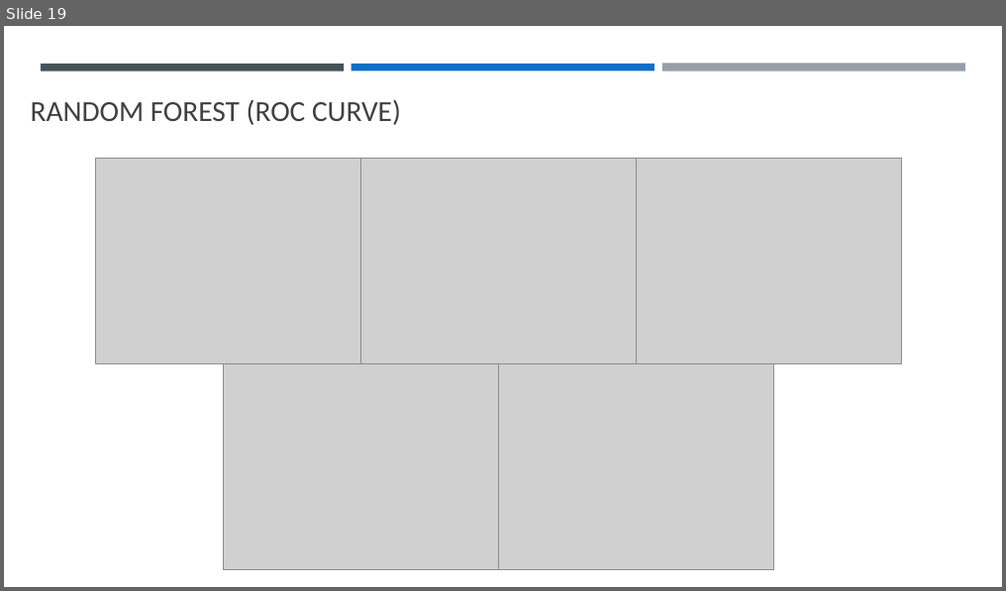
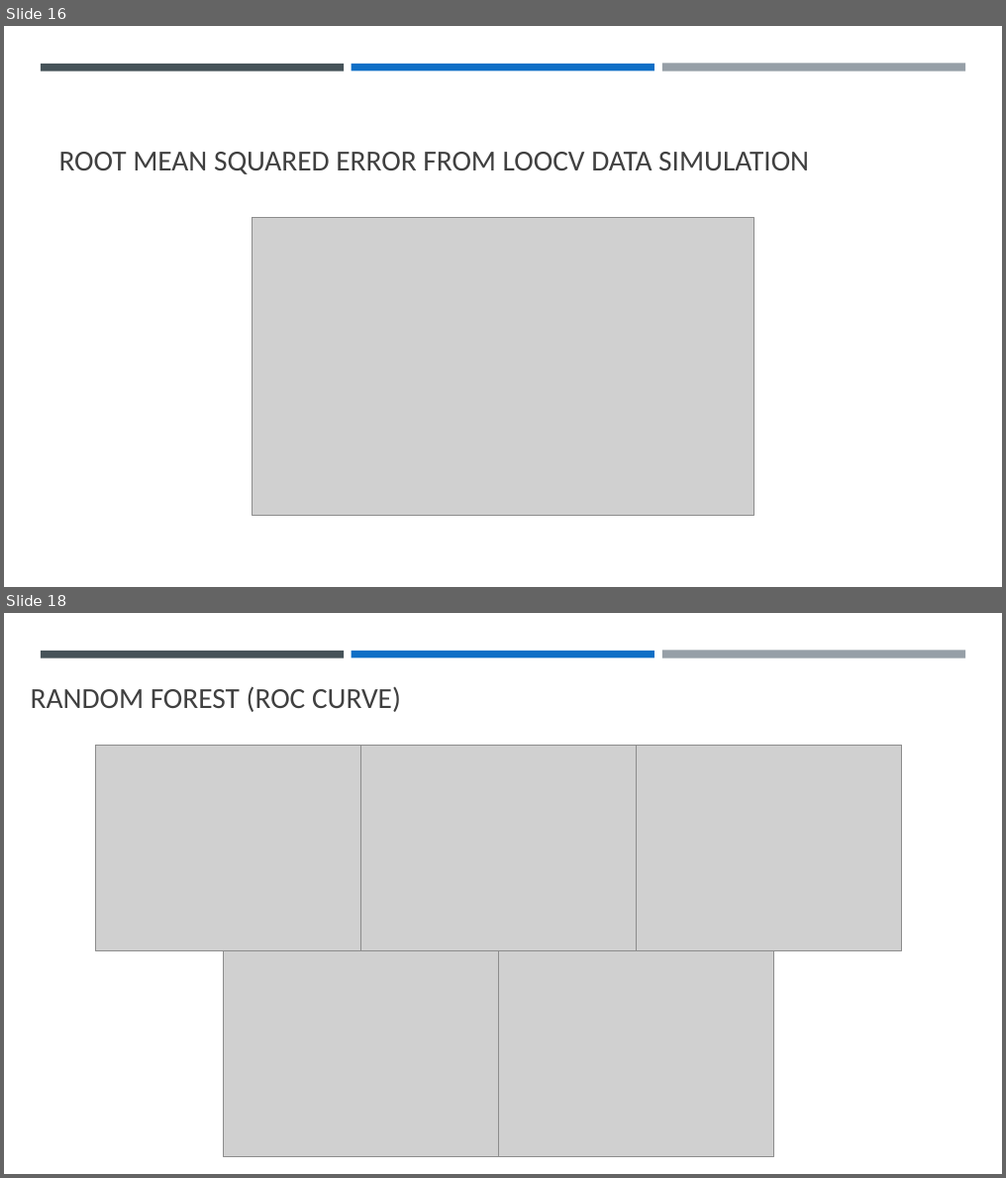
Before and after one commit to llhtoby/MIMIC-III-ML, a slide deck: presentation/Final Presentation.pptx. Shown one above the other, each under a label of ours: slide 19 before the commit, slides 16 and 18 after it; the slides between them are not shown. The pictures are 1006x591 and 1006x1178 pixels, drawn with LibreOffice and Linux fonts; fonts in the diff are those of the drawing; grey boxes stand for pictures. Boxes give left, top, right and bottom in pixels: in the first picture for what was removed or moved away, otherwise in the second. Text is boxed around its words. In the diff, an @@ line names an element or a change of style, - is before the commit and + after.

```diff
--- a/presentation/Final Presentation.pptx
+++ b/presentation/Final Presentation.pptx
@@ slide 16 added at [4,26,1002,587], background #FFFFFF; not listed: 3 template elements that a slide beside it also shows @@
@@ title added at [59,152,809,174], 28 pt, text #404040 @@
+ROOT MEAN SQUARED ERROR FROM LOOCV DATA SIMULATION
@@ picture added at [252,218,754,515] @@
@@ what was slide 19 is now slide 18 @@
```
Also in this commit, not shown: 5 slides changed, 19 other slides added, 8 slides removed, 49 other files.
